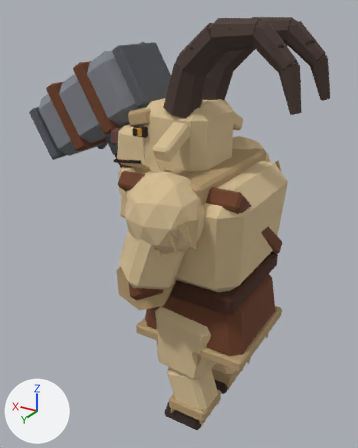
A saved change to the glTF model assets/modelos/personagens/bode.glb.
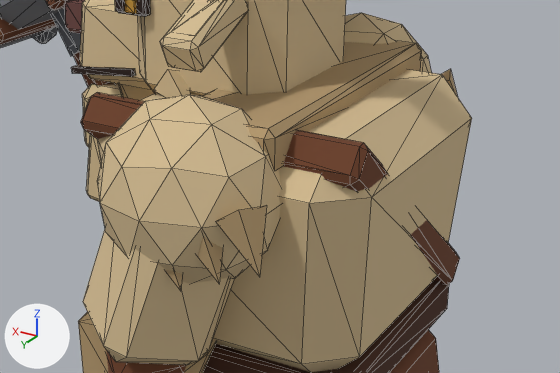
There are two pictures of each version: one whole from a 50 mm camera at (-0.879, 1.753, 1.807) aimed at (0.214, -0.067, 0.896), one close up on the part from 23% to 91% of the width and 29% to 65% of the height. Lighting does not change. The marker at lower left points along +X, +Y and +Z. The older version's two pictures come first. The close-ups show mesh edges as thin lines. Vertices at exactly the same position are counted once.

Objects in the first close-up: 'bode_malha'.
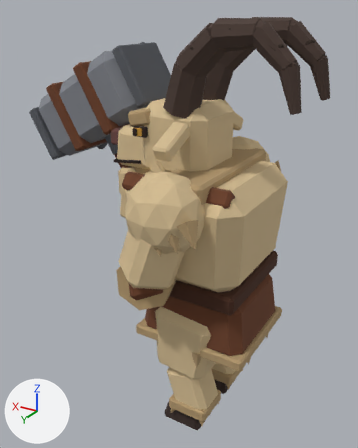
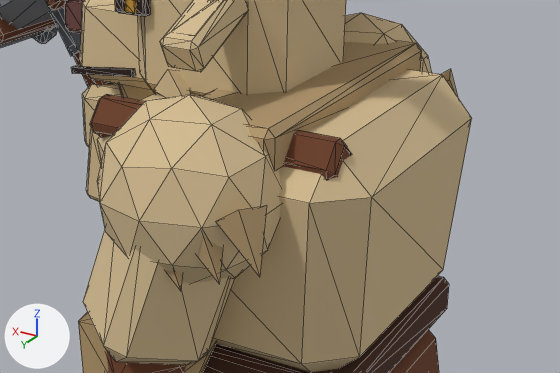
The edits, one by one:
me_bode_malha has 2184 vertices, 3792 faces and spans x -0.39..1.01, y -0.48..0.47, z 0.0..1.78.
me_bode_malha is used by ob_bode_malha; location (0.0, 0.0, 0.0).
me_bode_malha part 1: the loose piece of 24 vertices spanning x -0.22..0.3, y -0.27..0.27, z 0.78..1.22 is scaled about its middle by (0.884, 1, 1), then moved by (0.01, 0.0, 0.0).

Where the change shows, as pixel boxes [x1, y1, x2, y2] in the close-ups (560 x 373 px; the box of a moved part takes in the faces that stretch with it):
part 1 of me_bode_malha, moved or reshaped: before [81, 92, 460, 285]; after [90, 94, 352, 180]
